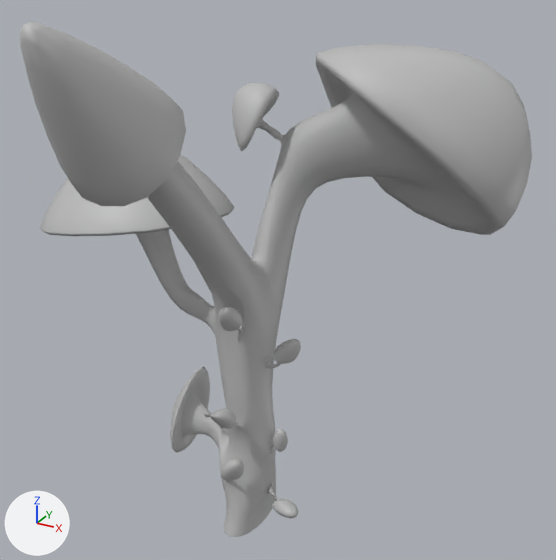
One commit to the FBX model Assets/Ressources/FBX/MOD_Tree_03.fbx: the scene before it, then after it.
Before and after are seen from a 50 mm lens placed at (3.24, -5.29, 5.27), pointed at (0.35, -0.03, 2.64). Arrows for +X, +Y and +Z are at lower left; the lights stay in place. Objects named as collision shapes, trigger or cutter boxes, shadow casters or lower levels of detail are left out. Where no turn or scale is listed for an object, it has been applied to the vertices.

Objects in the first picture: 'Tree_mushroom'.
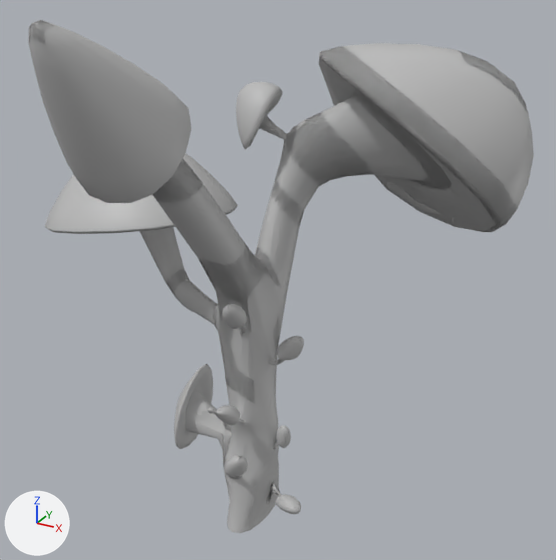
Pixel boxes [x1, y1, x2, y2] of what changed, in the pictures (556 x 560 px):
'Tree_mushroom', reshaped, moved
    before: [20, 21, 532, 537]
    after: [117, 65, 495, 529]
'MOD_Tree_03_LOD0', added
    after: [28, 20, 534, 533]
part 1 of me_mesh, cut back
    before: [40, 44, 532, 537]
part 2 of me_mesh, deleted
    before: [20, 22, 186, 206]

The edits, one by one:
me_mesh is used by ob_tree_mushroom; location (0.0, -0.061, -0.003).
me_mesh had 4479 vertices, 4499 faces and spanned x -2.12..2.12, y -2.13..1.56, z 0.0..4.88.
me_mesh now has 1276 vertices, 2536 faces and spans x -2.08..2.07, y -2.13..1.56, z 0.0..4.88.
me_mesh part 1: 7 vertices moved within x -0.29..0.43, y -0.6..0.07, z 0.89..2.4; 3075 vertices removed from x -2.12..2.12, y -0.83..1.53, z 0.0..4.5.
me_mesh part 2: 128 vertices removed from x -0.39..0.4, y -2.09..-1.2, z 3.85..4.83.
Mesh me_mesh_1 is new.
It has 4479 vertices, 8940 faces and spans x -2.12..2.12, y -2.13..1.56, z 0.0..4.88.
It uses material mat_lambert2 (grey #bcbcbc).
Object 'Tree_mushroom' (ob_tree_mushroom) moves from (0.0, -0.061, -0.003) to (0.0, 0.0, 0.0).
Object 'MOD_Tree_03_LOD0' (ob_mod_tree_03_lod0) is new; it shows me_mesh_1.
Its location is (0.0, 0.0, 0.0).
